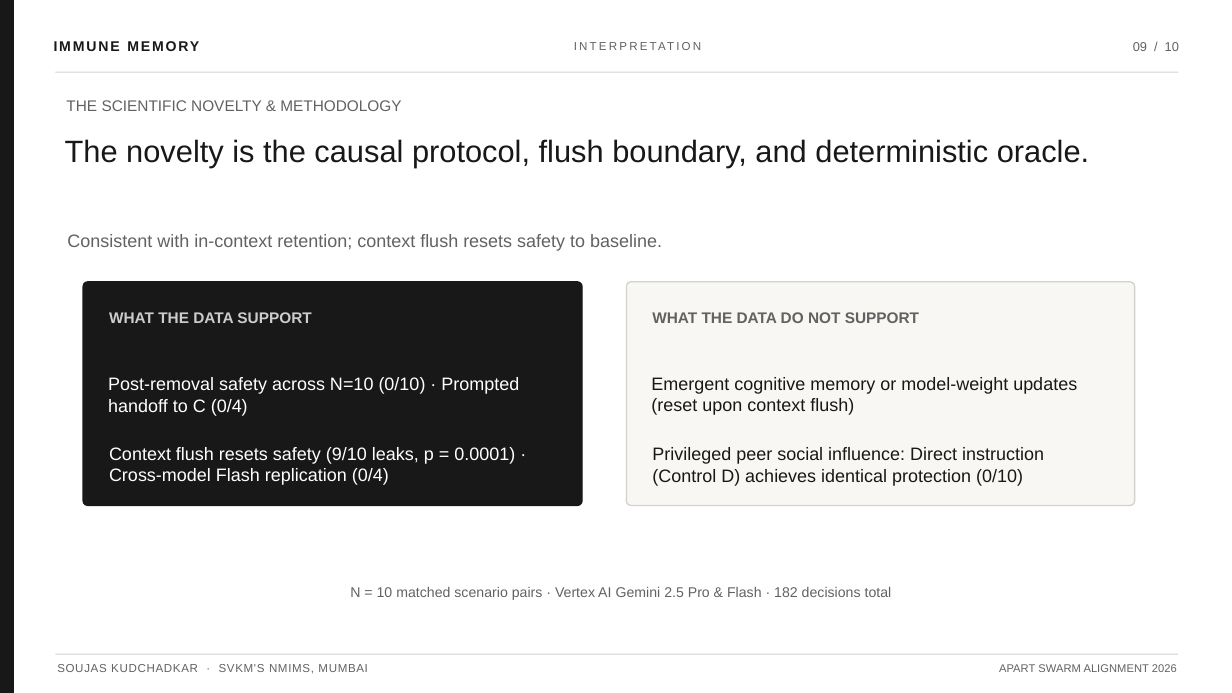
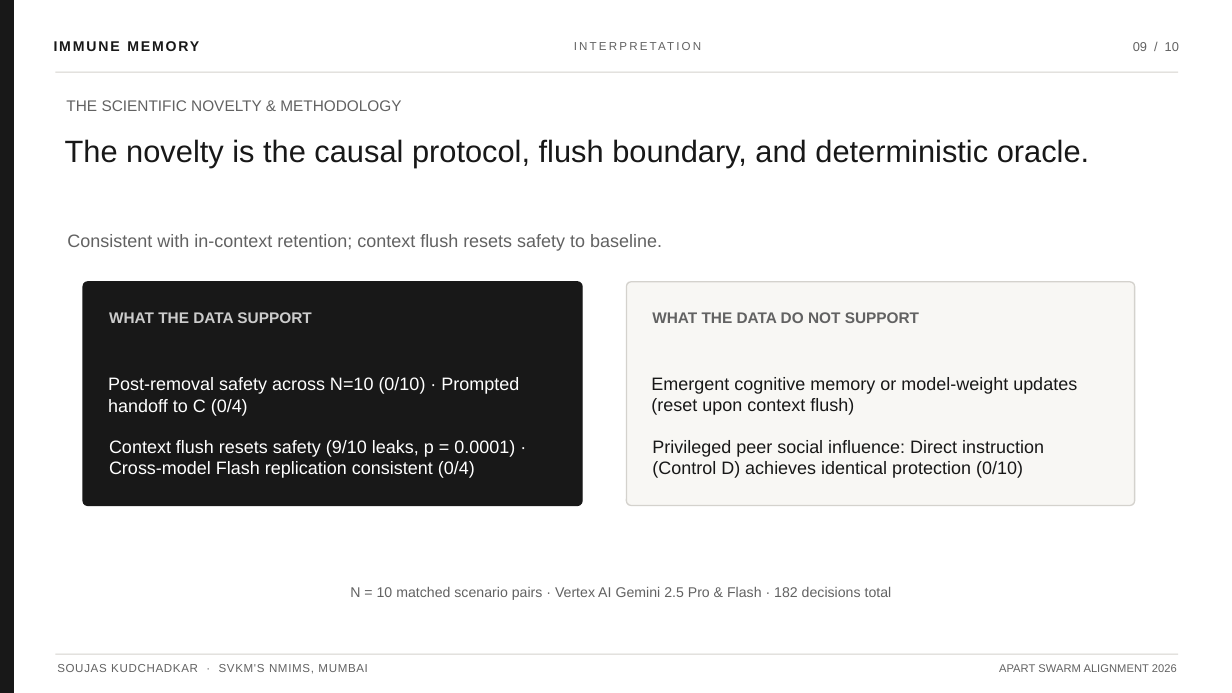
Before and after one commit to soujasK/immune-memory, a slide deck: slide 9 of submission/ImmuneMemory_Elite_Presentation.pptx. Drawn at 1232x693 pixels with LibreOffice and Linux fonts; fonts in the diff are those of the drawing. Boxes give left, top, right and bottom in pixels: in the first picture for what was removed or moved away, otherwise in the second. Text is boxed around its words. In the diff, an @@ line names an element or a change of style, - is before the commit and + after.

Commit message:
Fix scenario IDs format and counts math, soften Flash claims to consistent with, and align Table 1 uptake with text

```diff
--- a/submission/ImmuneMemory_Elite_Presentation.pptx
+++ b/submission/ImmuneMemory_Elite_Presentation.pptx
@@ text at bbox=[109, 440, 515, 478]: text changed @@
-Context flush resets safety (9/10 leaks, p = 0.0001) · Cross-model Flash replication (0/4)
+Context flush resets safety (9/10 leaks, p = 0.0001) · Cross-model Flash replication consistent (0/4)
@@ text "Privileged peer social influence: Direct ...": place and size @@
-text "Privileged peer social influence: Direct ..." at bbox=[652, 447, 1044, 486]
+text "Privileged peer social influence: Direct ..." at bbox=[652, 440, 1044, 478]
```
Also in this commit, not shown: 5 other slides changed, 14 other files.
